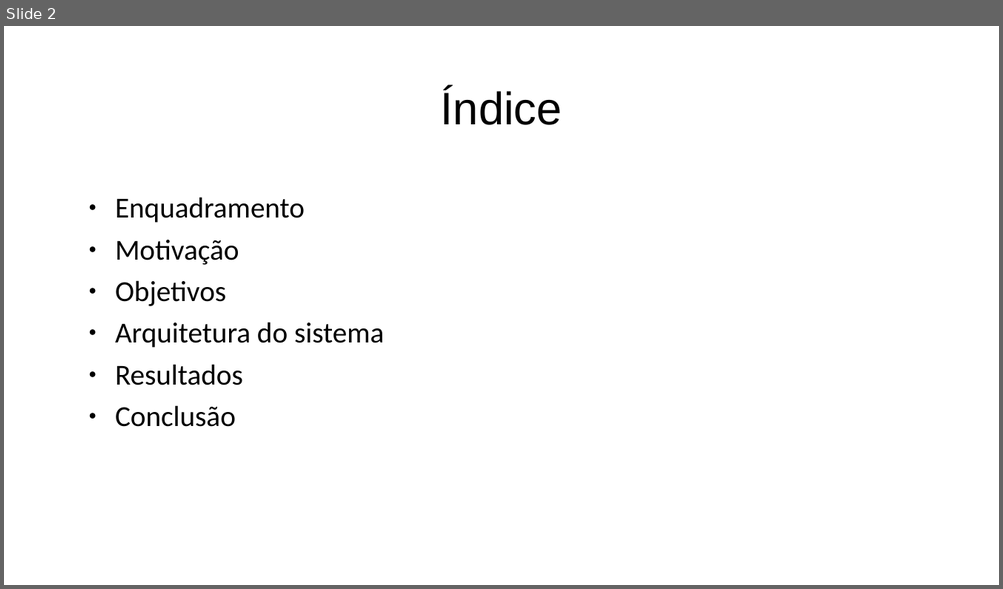
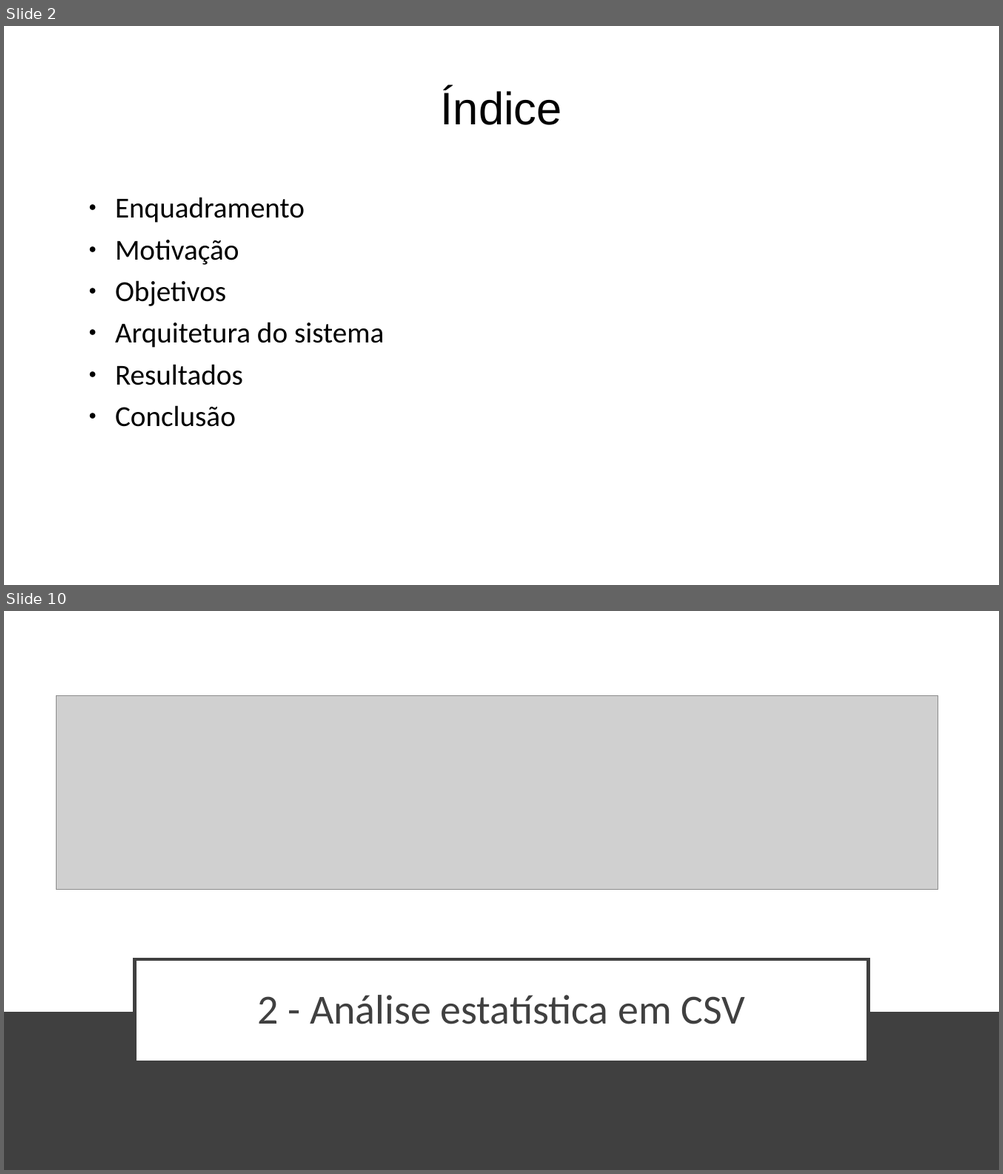
Before and after one commit to BrunoCarvalho017/LEI, a slide deck: Apresentacao/apr1.pptx. Shown one above the other, each under a label of ours: slide 2 before the commit, slides 2 and 10 after it; the slides between them are not shown. The pictures are 1003x589 and 1003x1174 pixels, drawn with LibreOffice and Linux fonts; fonts in the diff are those of the drawing; grey boxes stand for pictures. Boxes give left, top, right and bottom in pixels: in the first picture for what was removed or moved away, otherwise in the second. Text is boxed around its words. In the diff, an @@ line names an element or a change of style, - is before the commit and + after.

```diff
--- a/Apresentacao/apr1.pptx
+++ b/Apresentacao/apr1.pptx
@@ slide 10 added at (4, 611, 999, 1170), background #FFFFFF @@
@@ picture added at (57, 695, 937, 889) @@
@@ title added at (134, 960, 868, 1062), fill #FFFFFF, outline #404040 3 pt, 40 pt, text #404040 @@
+2 - Análise estatística em CSV
@@ rectangle added at (4, 1012, 999, 1170), fill #404040 @@
```
Also in this commit, not shown: 1 slide changed, 8 other slides added.
